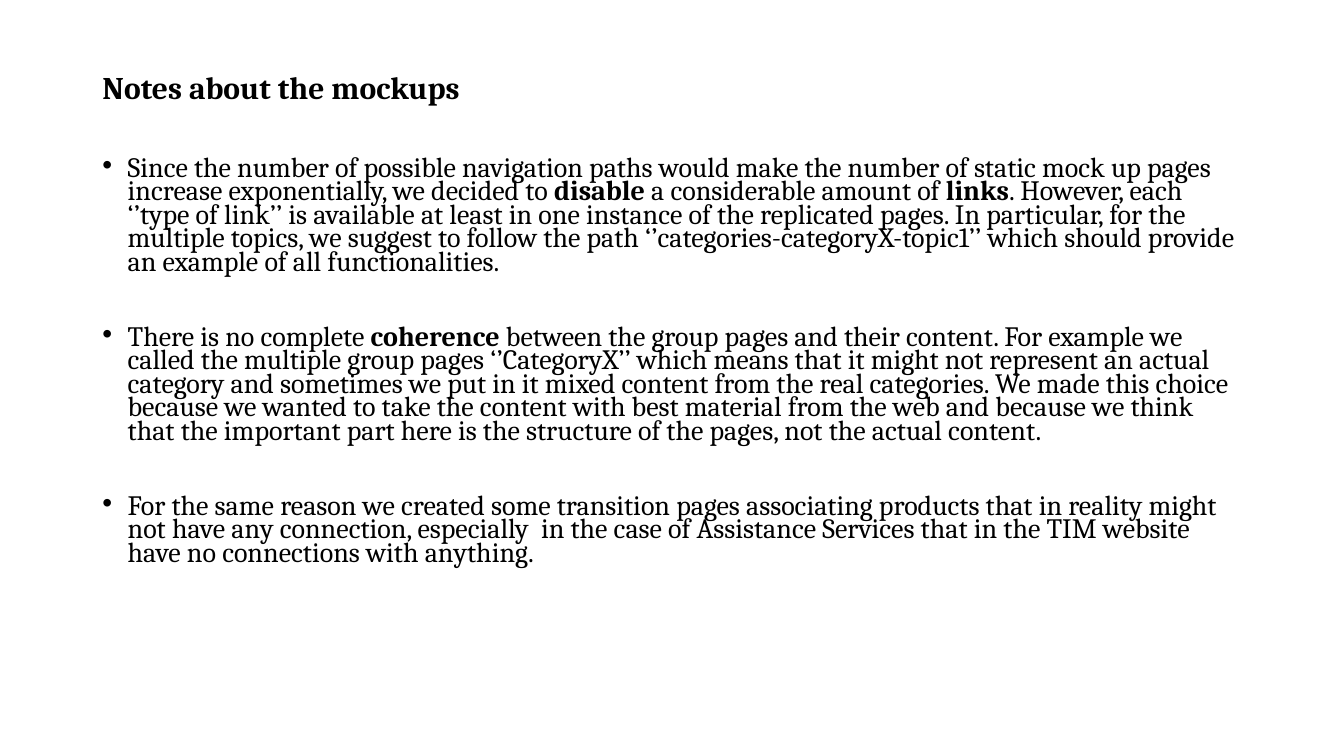
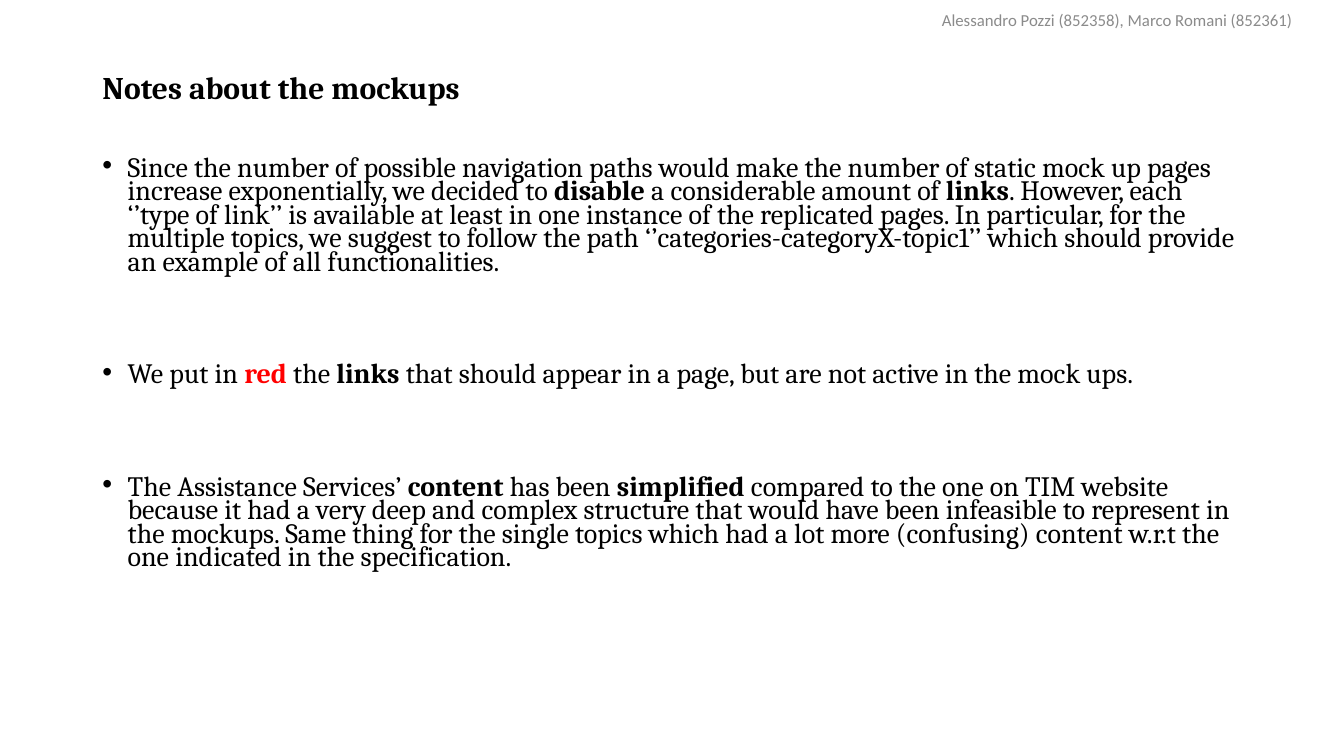
Before and after one commit to AlessandroPozzi/HypermediaProject2016-PozziRomani, a slide deck: slide 13 of Drafts & Material/IDM Models + Notes.pptx (slide 12 before the commit). Drawn at 1344x756 pixels with LibreOffice and Linux fonts; fonts in the diff are those of the drawing. Boxes give left, top, right and bottom in pixels: in the first picture for what was removed or moved away, otherwise in the second. Text is boxed around its words. In the diff, an @@ line names an element or a change of style, - is before the commit and + after.

```diff
--- a/Drafts & Material/IDM Models + Notes.pptx
+++ b/Drafts & Material/IDM Models + Notes.pptx
@@ text added at [942,14,1292,28], 12 pt, text #8C8C8C @@
+Alessandro Pozzi (852358), Marco Romani (852361)
@@ text at [128,363,1229,572]: text changed @@
-• There is no complete coherence between the group pages and their content. For example we called the multiple group pages ‘’CategoryX’’ which means that it might not represent an actual category and sometimes we put in it mixed content from the real categories. We made this choice because we wanted to take the content with best material from the web and because we think that the important part here is the structure of the pages, not the actual content.
-• For the same reason we created some transition pages associating products that in reality might not have any connection, especially in the case of Assistance Services that in the TIM website have no connections with anything.
+• We put in red the links that should appear in a page, but are not active in the mock ups.
+• The Assistance Services’ content has been simplified compared to the one on TIM website because it had a very deep and complex structure that would have been infeasible to represent in the mockups. Same thing for the single topics which had a lot more (confusing) content w.r.t the one indicated in the specification.
```
Also in this commit, not shown: 12 other slides changed, 1 slide added.
